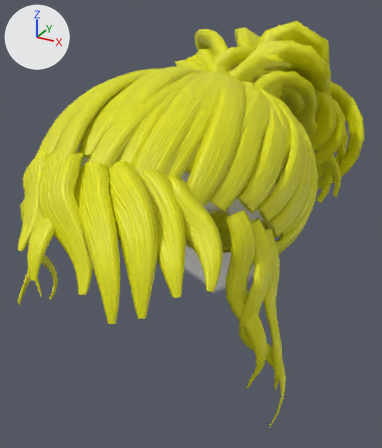
What one commit did to the glTF model public/avatar/items/hair_wild_ponytail.glb.
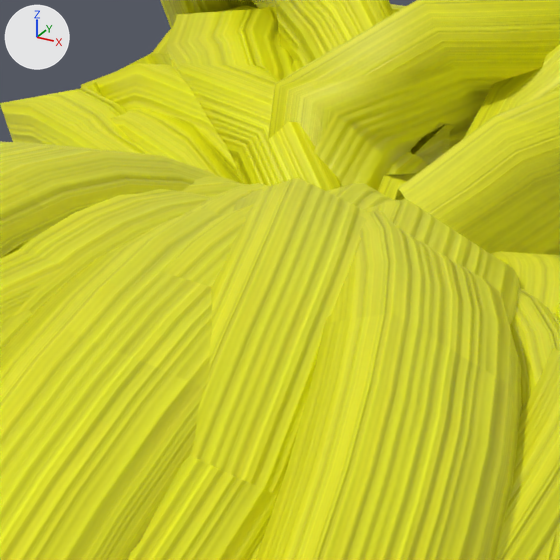
There are two pictures of each version: one whole from a 50 mm camera at (0.1915, -0.3838, 1.1863) aimed at (0.0035, -0.042, 1.0154), one close up on the part from 46% to 66% of the width and 11% to 28% of the height. Lighting does not change. The marker at upper left points along +X, +Y and +Z. The first two pictures are the older version. The close-ups show mesh edges as thin lines. Vertices at exactly the same position are counted once.

Names of what the first close-up shows: 'hair_wild_ponytail_cap', 'hair_wild_ponytail_ponytail'.
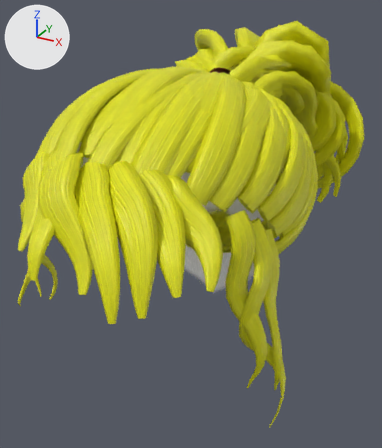
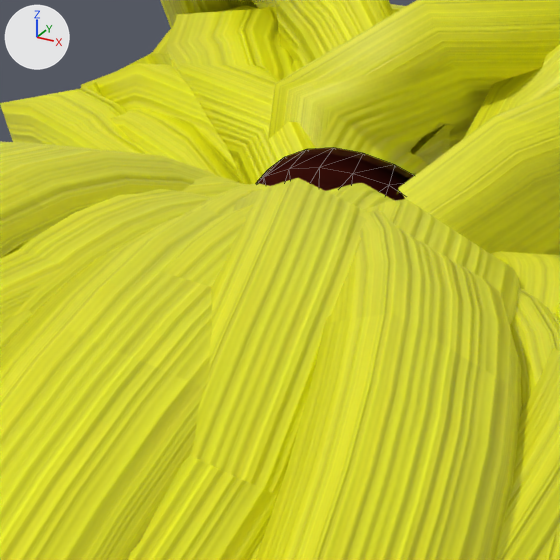
The newer file adds a shape key; the second version is drawn at full value of the shape key 'face_long' of 'hair_wild_ponytail_tie', and the change is written as the vertex moves it makes.

Where the change shows, as pixel boxes (x1, y1, x2, y2) in the close-ups (560 x 560 px):
'hair_wild_ponytail_tie', reshaped (not visible before)
    after: (257, 148, 414, 201)

The change in detail:
me_hair_wild_ponytail_tie is used by ob_hair_wild_ponytail_tie; location (0.0, 0.0, 0.0).
me_hair_wild_ponytail_tie had 150 vertices, 288 faces and spanned x -0.0146..0.0153, y 0.0086..0.0337, z 1.0917..1.1127.
me_hair_wild_ponytail_tie now has 150 vertices, 288 faces and spans x -0.0146..0.0153, y 0.0086..0.0337, z 1.1042..1.1307.
me_hair_wild_ponytail_tie part 1: 150 of 150 vertices moved; they spanned x -0.0146..0.0153, y 0.0086..0.0337, z 1.0917..1.1127 and now span x -0.0146..0.0153, y 0.0086..0.0337, z 1.1042..1.1307; mean shift (0.0, 0.0, 0.0151).
